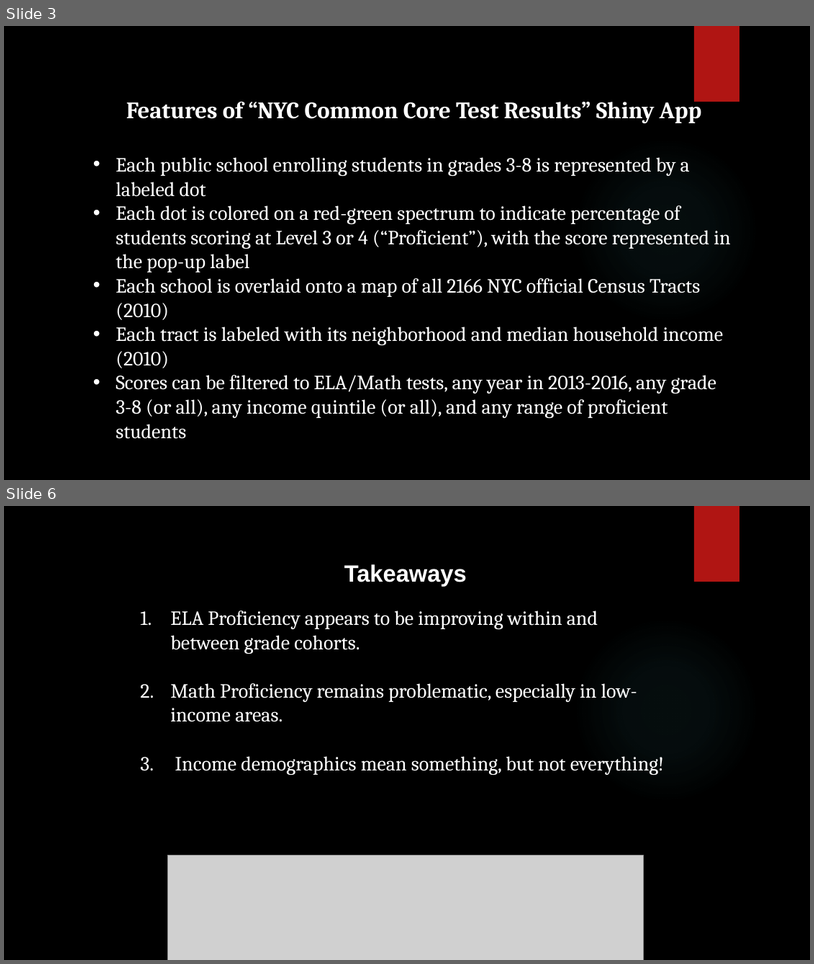
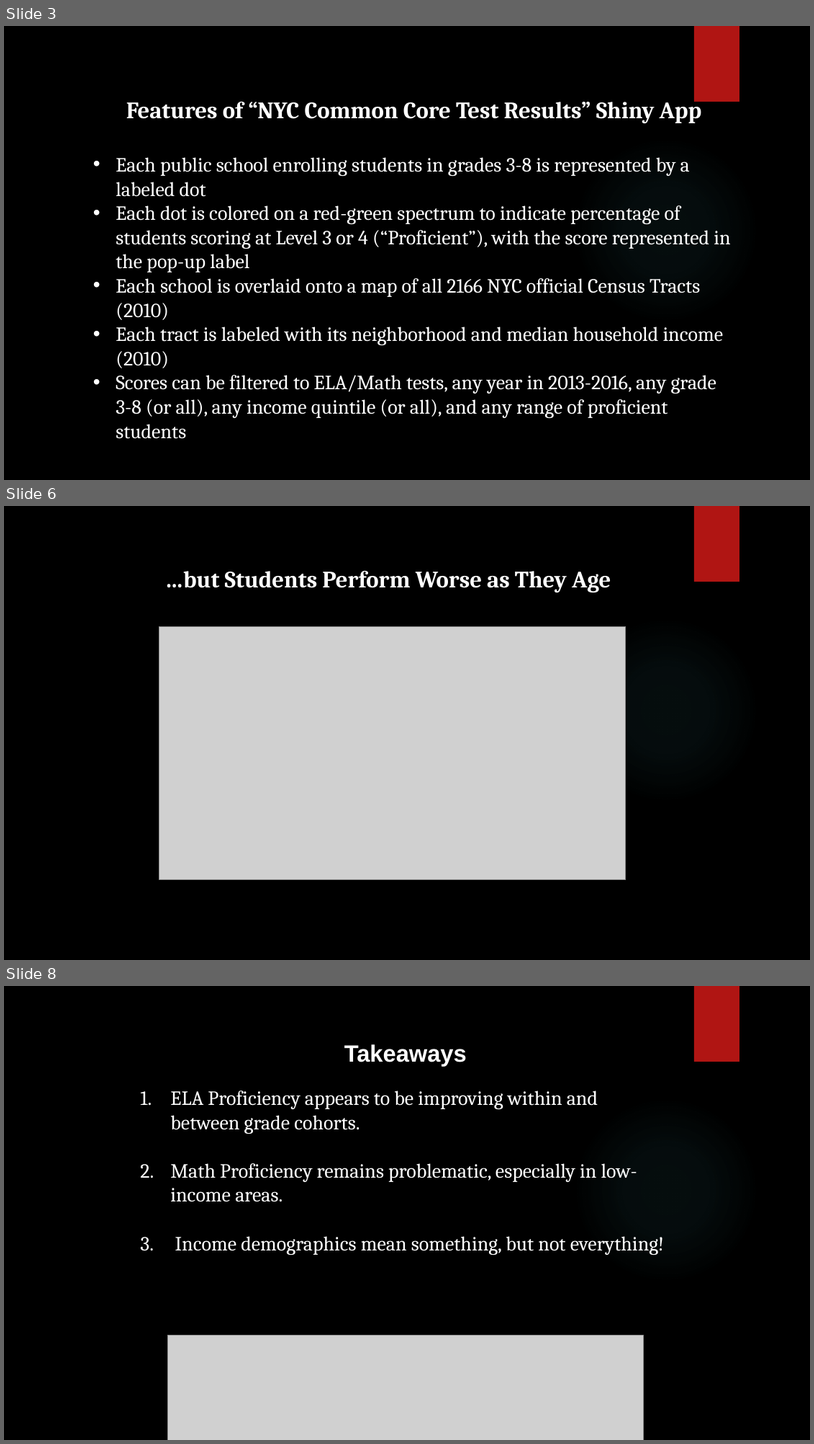
Before and after one commit to nycdatasci/bootcamp008_project, a slide deck: Project1-ExploreVis/davidletzler1/NYCSchoolMap.pptx. Shown one above the other, each under a label of ours: slides 3 and 6 before the commit, slides 3, 6 and 8 after it; the slides between them are not shown. The pictures are 814x964 and 814x1444 pixels, drawn with LibreOffice and Linux fonts; fonts in the diff are those of the drawing; grey boxes stand for pictures; background and template pictures are left out. Boxes give left, top, right and bottom in pixels: in the first picture for what was removed or moved away, otherwise in the second. Text is boxed around its words. In the diff, an @@ line names an element or a change of style, - is before the commit and + after.

```diff
--- a/Project1-ExploreVis/davidletzler1/NYCSchoolMap.pptx
+++ b/Project1-ExploreVis/davidletzler1/NYCSchoolMap.pptx
@@ slide 6 added at (4, 506, 810, 960), background picture (left out); not listed: 2 template elements that a slide beside it also shows @@
@@ text added at (165, 571, 611, 592), 28 pt, text #FFFFFF, bold @@
+…but Students Perform Worse as They Age
@@ picture added at (160, 626, 627, 880) @@
@@ what was slide 6 is now slide 8 @@
```
Also in this commit, not shown: 3 other slides added, 2 slides removed, 1 other file.
